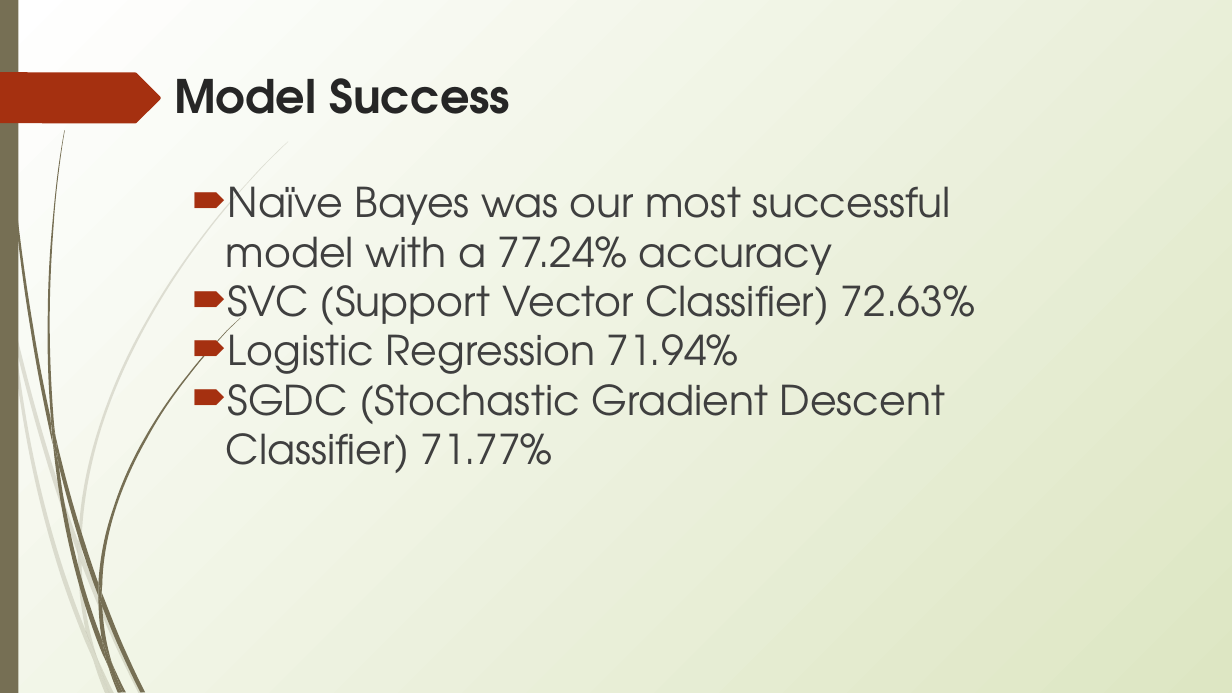
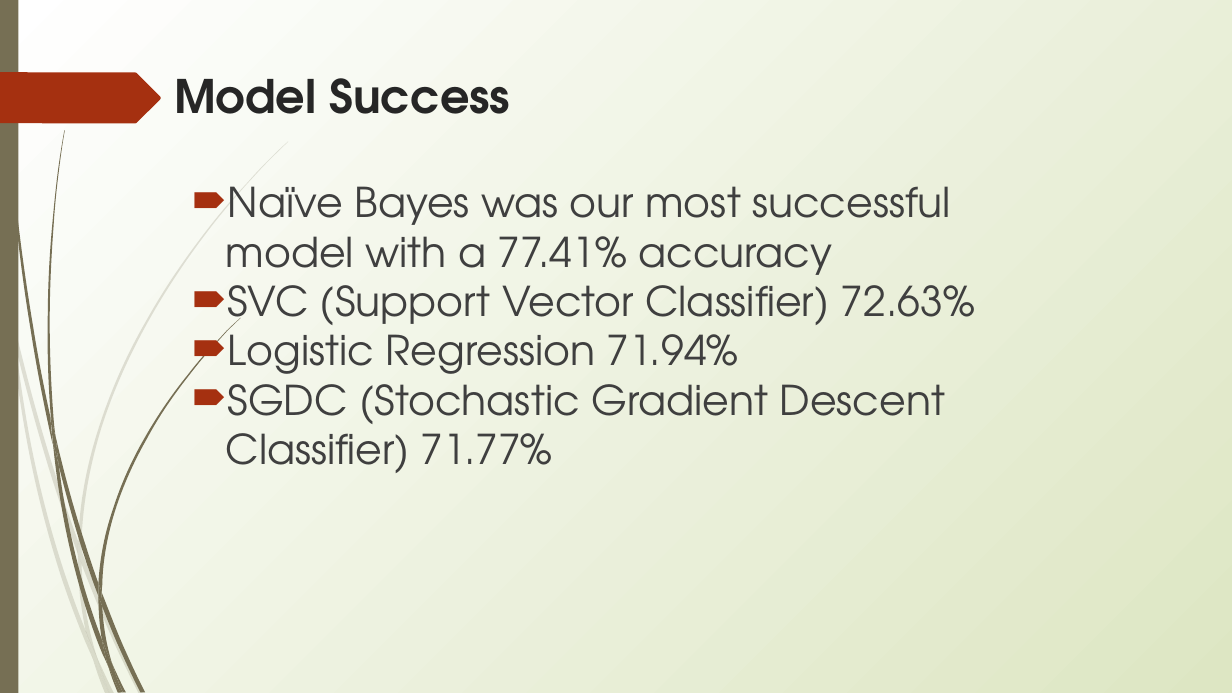
Before and after one commit to gpolavaram0/Twitter-Disaster-Analysis, a slide deck: slide 5 of Disaster_Tweets_Presentation.pptx. Drawn at 1232x693 pixels with LibreOffice and Linux fonts; fonts in the diff are those of the drawing. Boxes give left, top, right and bottom in pixels: in the first picture for what was removed or moved away, otherwise in the second. Text is boxed around its words. In the diff, an @@ line names an element or a change of style, - is before the commit and + after.

Commit message:
new model and finished presentation

```diff
--- a/Disaster_Tweets_Presentation.pptx
+++ b/Disaster_Tweets_Presentation.pptx
@@ text at (226,186,951,286): text changed @@
-🠶 Naïve Bayes was our most successful model with a 77.24% accuracy
+🠶 Naïve Bayes was our most successful model with a 77.41% accuracy
```
Also in this commit, not shown: 2 other slides changed, 16 other files.
